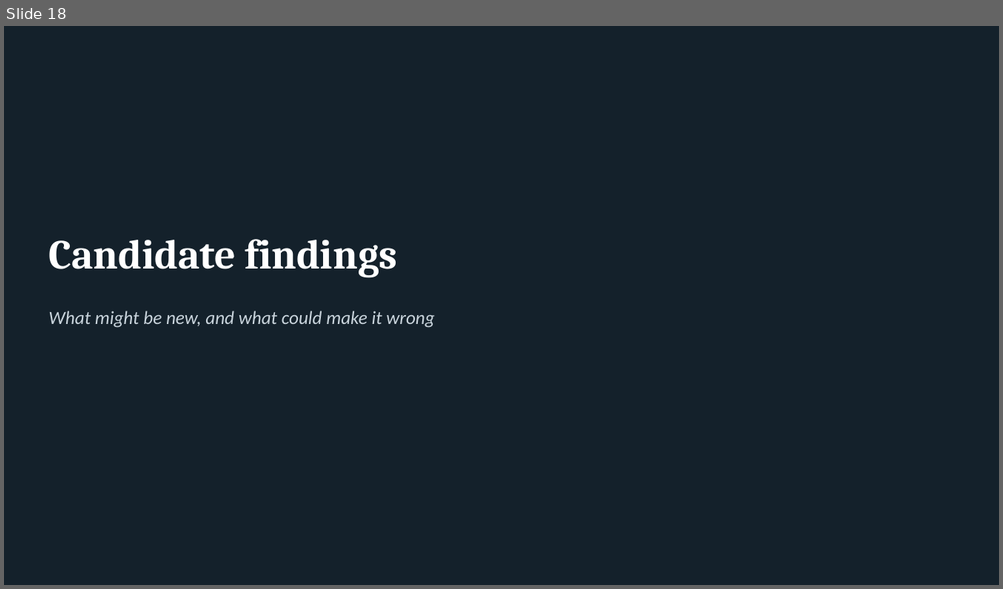
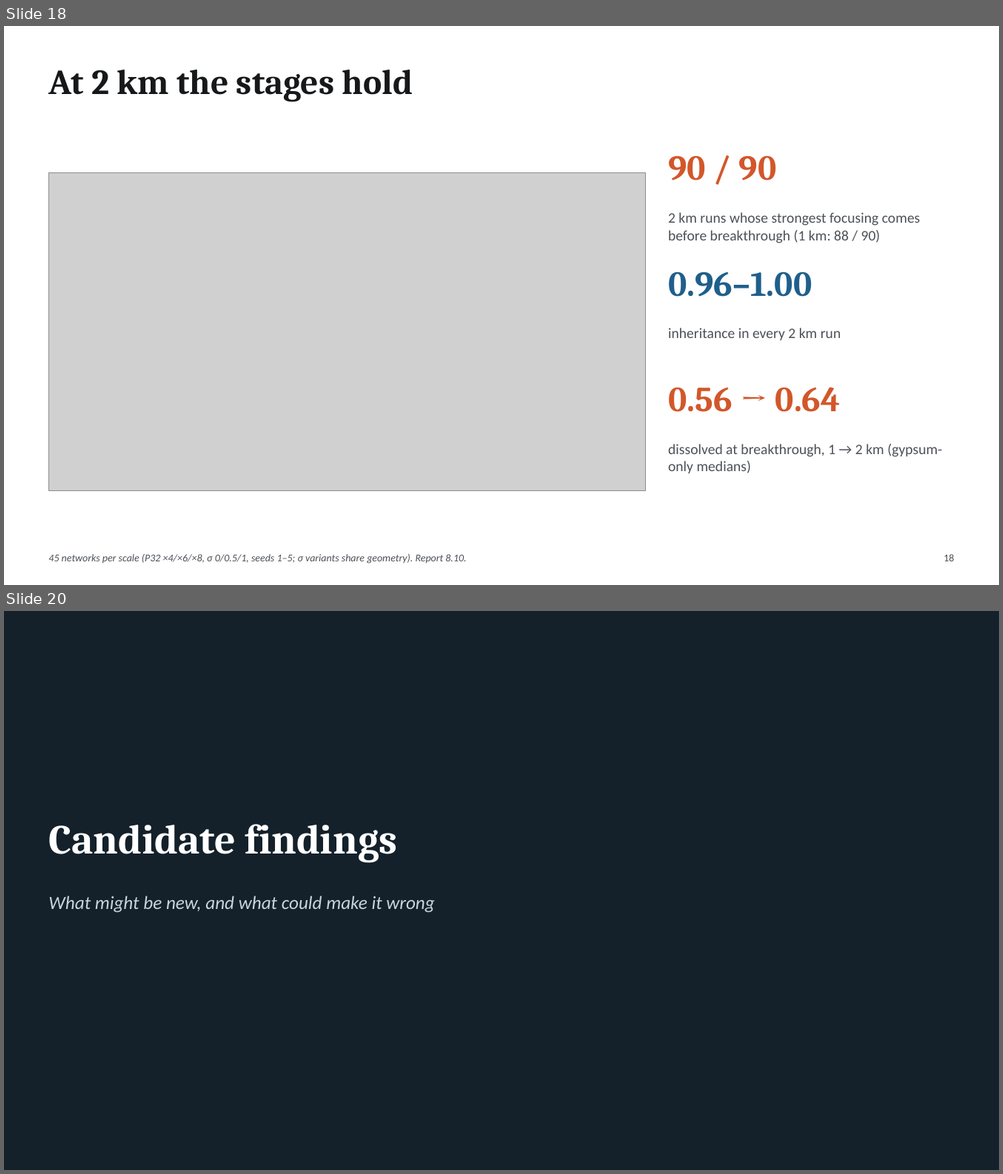
Before and after one commit to cr-sutton/BiGraFV_reactive_channelization, a slide deck: alpha_study/forsmark_reactive/deck/Forsmark_Reactive_Channels.pptx. Shown one above the other, each under a label of ours: slide 18 before the commit, slides 18 and 20 after it; the slides between them are not shown. The pictures are 1003x589 and 1003x1174 pixels, drawn with LibreOffice and Linux fonts; fonts in the diff are those of the drawing; grey boxes stand for pictures. Boxes give left, top, right and bottom in pixels: in the first picture for what was removed or moved away, otherwise in the second. Text is boxed around its words. In the diff, an @@ line names an element or a change of style, - is before the commit and + after.

```diff
--- a/alpha_study/forsmark_reactive/deck/Forsmark_Reactive_Channels.pptx
+++ b/alpha_study/forsmark_reactive/deck/Forsmark_Reactive_Channels.pptx
@@ slide 18 added at <box>4,26,999,585</box>, background #FFFFFF @@
@@ text added at <box>48,70,413,102</box>, 34 pt, text #16181A, bold @@
+At 2 km the stages hold
@@ text added at <box>668,156,777,181</box>, 34 pt, text #D2572A, bold @@
+90 / 90
@@ picture added at <box>48,173,646,491</box> @@
@@ text added at <box>668,212,920,244</box>, 14 pt, text #4C5157 @@
+2 km runs whose strongest focusing comes before breakthrough (1 km: 88 / 90)
@@ text added at <box>668,272,811,297</box>, 34 pt, text #1F5F8B, bold @@
+0.96–1.00
@@ text added at <box>668,328,840,340</box>, 14 pt, text #4C5157 @@
+inheritance in every 2 km run
@@ text added at <box>668,387,840,412</box>, 34 pt, text #D2572A, bold @@
+0.56 → 0.64
@@ text added at <box>668,444,942,474</box>, 14 pt, text #4C5157 @@
+dissolved at breakthrough, 1 → 2 km (gypsum-only medians)
@@ text added at <box>48,554,466,564</box>, 10 pt, text #4C5157, italic @@
+45 networks per scale (P32 ×4/×6/×8, σ 0/0.5/1, seeds 1–5; σ variants share geometry). Report 8.10.
@@ text added at <box>943,554,953,562</box>, 10 pt, text #4C5157 @@
+18
@@ what was slide 18 is now slide 20 @@
```
Also in this commit, not shown: 19 slides changed, 2 other slides added, 6 other files.
